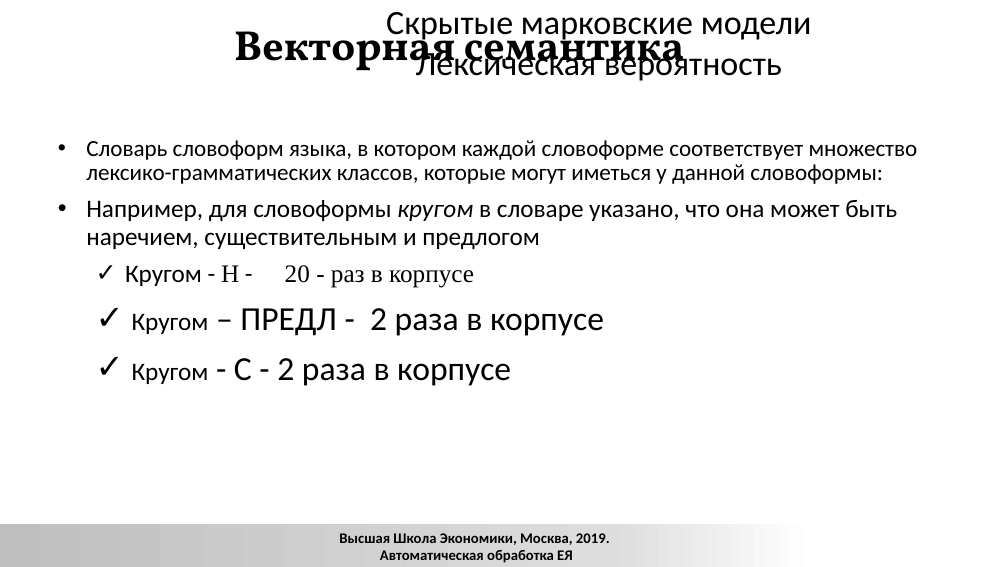
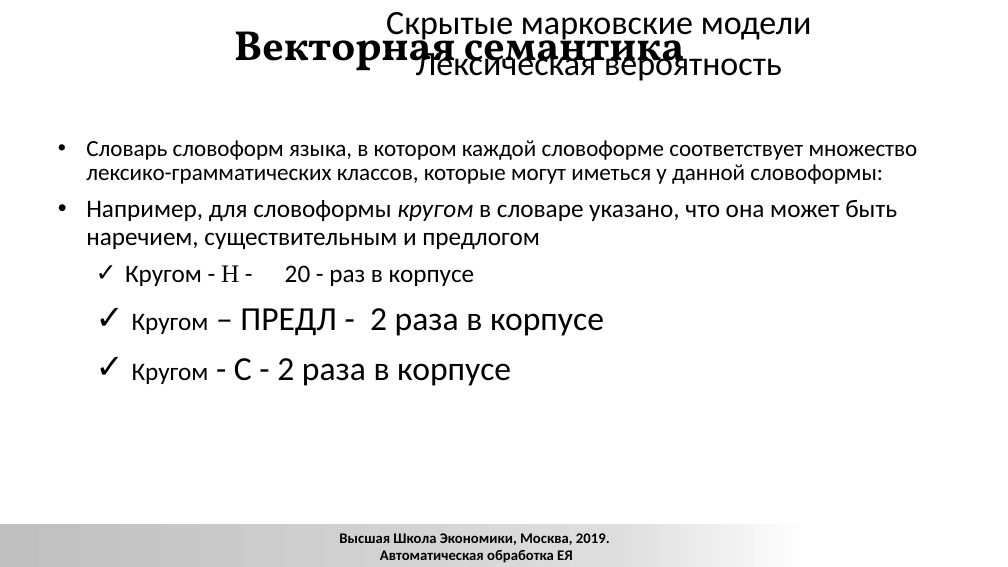
Before and after one commit to xngoli/nlp2019, a slide deck: slide 83 of lectures/2019_CL1_L_disambiguation.pptx (slide 76 before the commit). Drawn at 1008x567 pixels with LibreOffice and Linux fonts; fonts in the diff are those of the drawing; background and template pictures are left out. Boxes give left, top, right and bottom in pixels: in the first picture for what was removed or moved away, otherwise in the second. Text is boxed around its words. In the diff, an @@ line names an element or a change of style, - is before the commit and + after.

```diff
--- a/lectures/2019_CL1_L_disambiguation.pptx
+++ b/lectures/2019_CL1_L_disambiguation.pptx
@@ text at bbox=[125, 265, 474, 286]: font Times New Roman to Calibri in "20 - раз в корпусе" @@
```
Also in this commit, not shown: 16 other slides changed, 10 slides added, 3 slides removed, 2 other files.
